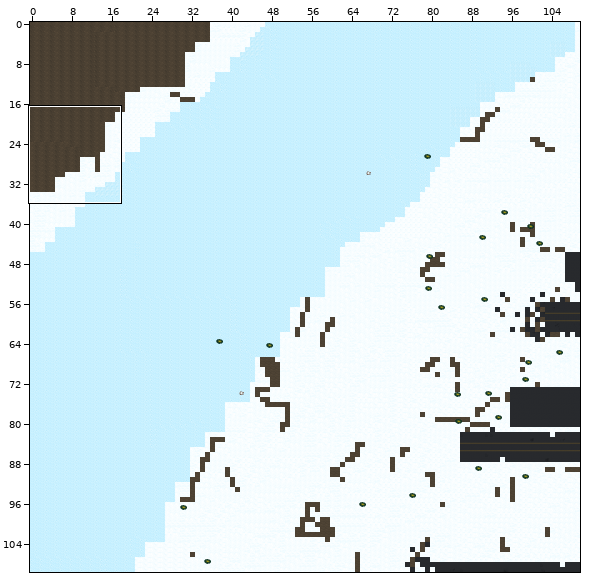
Tiled map, stored at resources/locations/winter_island/winter_island_map.tmx. Above: a wide view before the commit, with the close-up outlined.
Close-up. As it was:
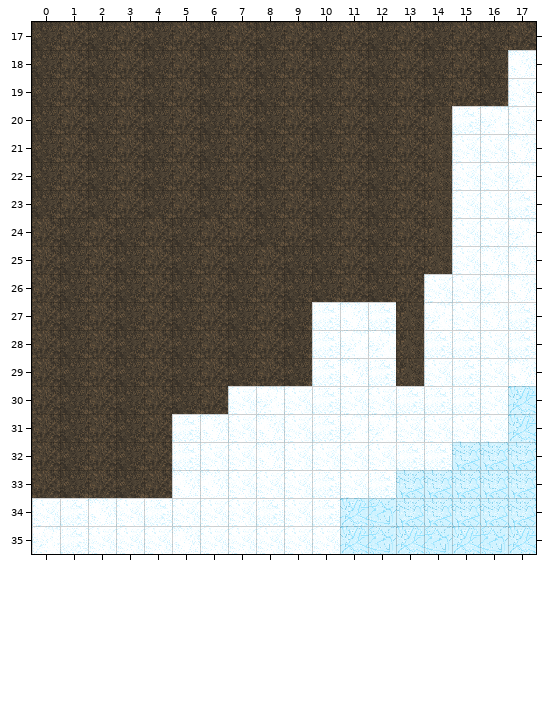
Cells are 32x32 px. Shown: x 0..17, y 17..35. The commit also changed other parts of the map, which this record leaves out.
Once edited:
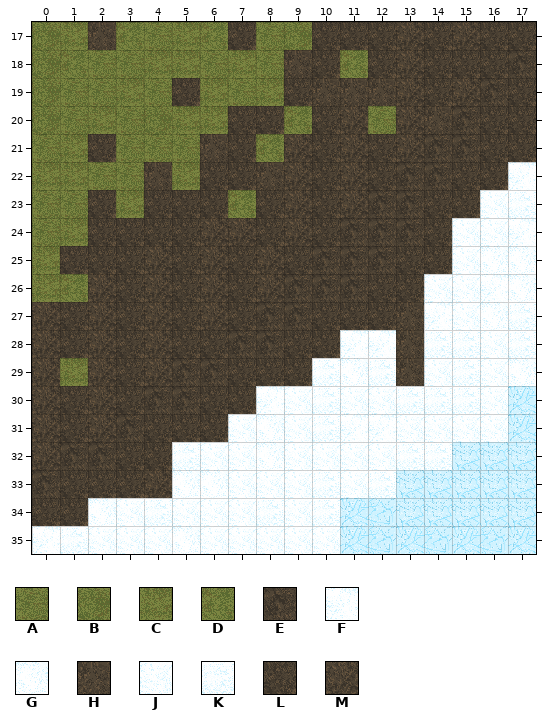
Key: from "Ground_as_tiles": A 190, B 191, C 235, D 236, E 370; from "Tileset": F 190, G 191, H 199, J 235, K 236, L 243, M 244.
_ is an empty cell, . an unchanged one.
The edit:
--- layer "Ground"
@@ x 0..17 @@
-17 LMLMLMLMLM.M.....M
-18 LMLMLMLMLM.M...M.G
-19 LMLMLMLMLMLML...LJ
-20 LMLMLMLM.M..L..KFJ
-21 LM.MLMLML.....HJJG
-22 LMLMLM.ML....MHJJ.
-23 LM.M.M.M....LMHJ..
-24 MLM.M......MLMH...
-25 M.M.......LMLMH...
-26 ML.......LLM.M....
-27 ........MLKGK.....
-28 ......MLM.K.......
-29 .L...LM.M.........
-30 ....MLMJ..........
-31 ...LMKG...........
-32 .LM.M.............
-33 M.M...............
-34 JK................
+17 BCHDACDLAB.L.....L
+18 BDAACCACAH.D...L.E
+19 BAACALCACLHHH...EL
+20 BACABCCL.D..A..ELL
+21 AC.AAAHLD.....EELL
+22 CCAAHC.LH....EELL.
+23 AA.C.L.D....EELL..
+24 ACL.L......EEEL...
+25 C.L.......EEELL...
+26 CD.......EEE.L....
+27 ........EELLL.....
+28 ......LEE.L.......
+29 .C...EE.L.........
+30 ....EELL..........
+31 ...ELLL...........
+32 .EE.L.............
+33 E.L...............
+34 LL................
Pixel boxes of the changes (left, top, right, bottom) in both close-ups:
changed: (32, 22, 536, 526)
